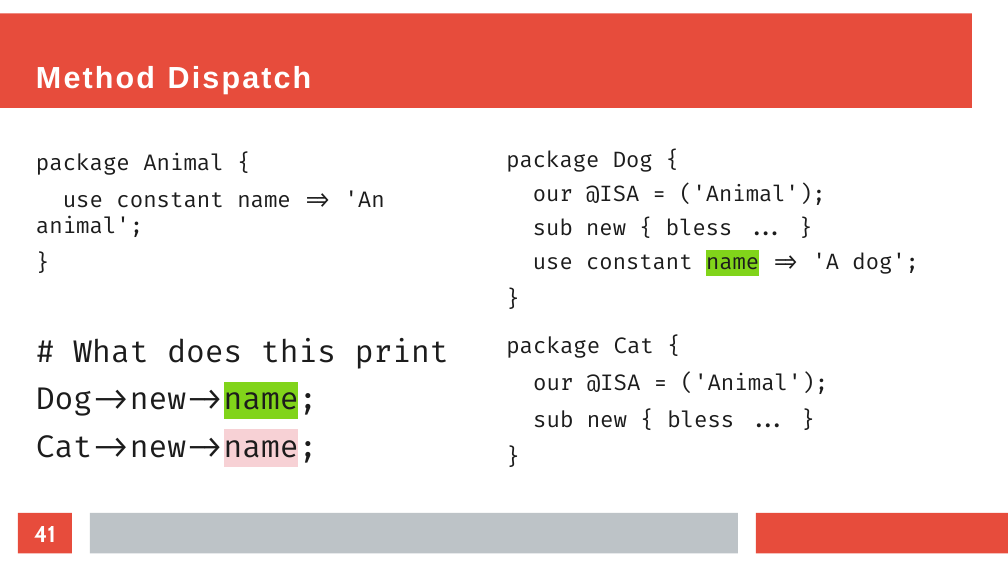
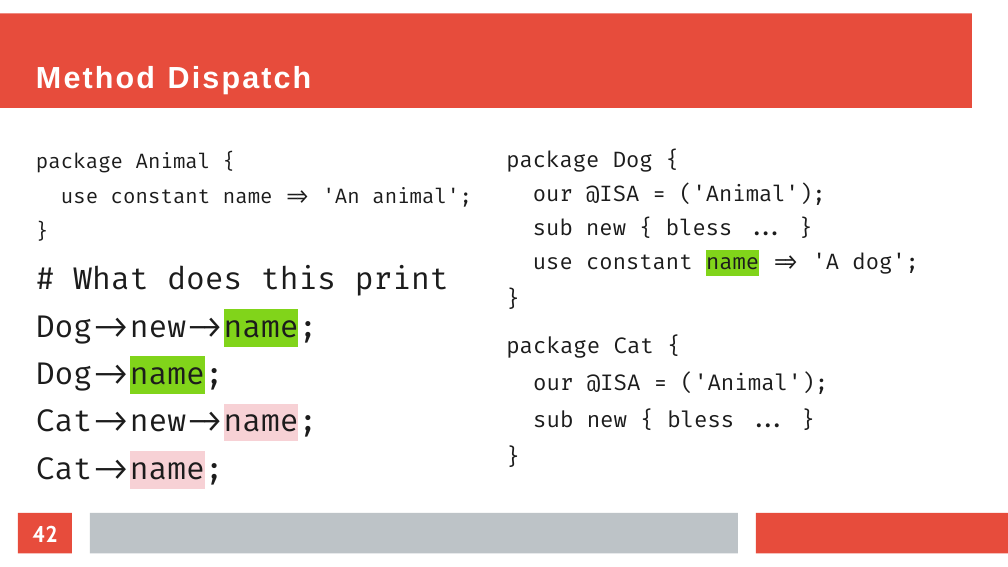
Before and after one commit to EvanCarroll/tech-presentations, a slide deck: slide 42 of perl/objects.odp (slide 41 before the commit). Drawn at 1008x567 pixels with LibreOffice and Linux fonts; fonts in the diff are those of the drawing. Boxes give left, top, right and bottom in pixels: in the first picture for what was removed or moved away, otherwise in the second. Text is boxed around its words. In the diff, an @@ line names an element or a change of style, - is before the commit and + after.

```diff
--- a/perl/objects.odp
+++ b/perl/objects.odp
@@ text "package Animal {" at <box>36,152,472,207</box>: size 17.2 to 15.9 pt @@
@@ text "# What does this print": place and size @@
-text "# What does this print" at <box>36,338,449,465</box>
+text "# What does this print" at <box>36,265,449,485</box>
@@ text at <box>36,359,224,392</box>: paragraph added @@
+Dog->name;
@@ text at <box>36,457,224,485</box>: paragraph added @@
+Cat->name;
@@ page number at <box>32,525,57,542</box>: text changed @@
-41
+42
```
Also in this commit, not shown: 15 other slides changed, 1 slide added.
